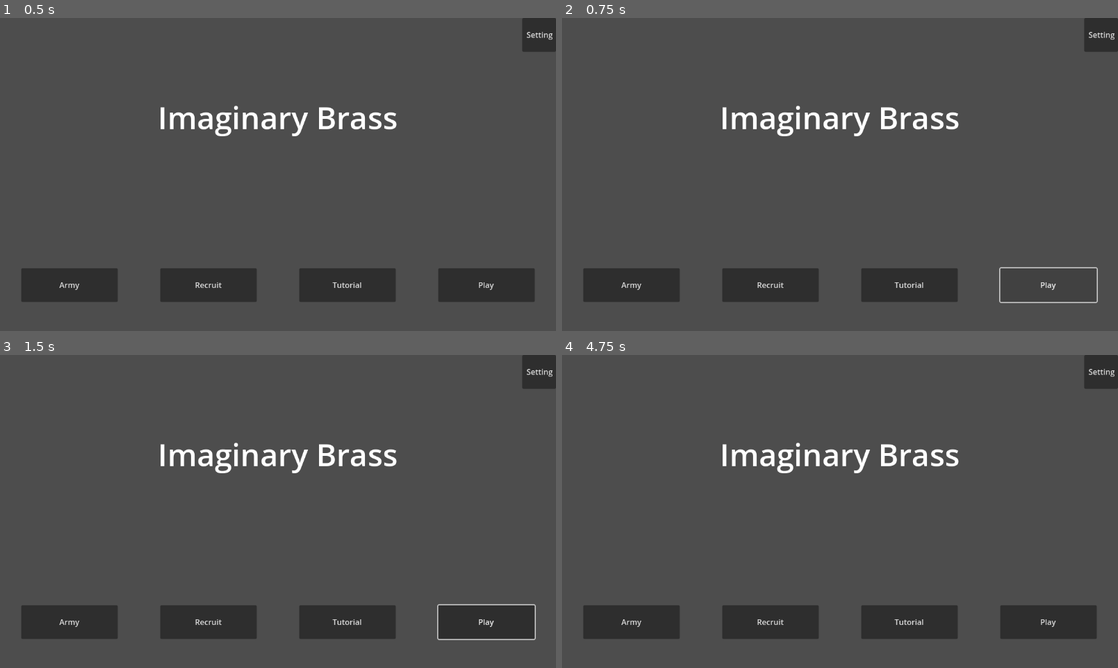
Above: before the commit, frames 1-4 (two rows, left to right).
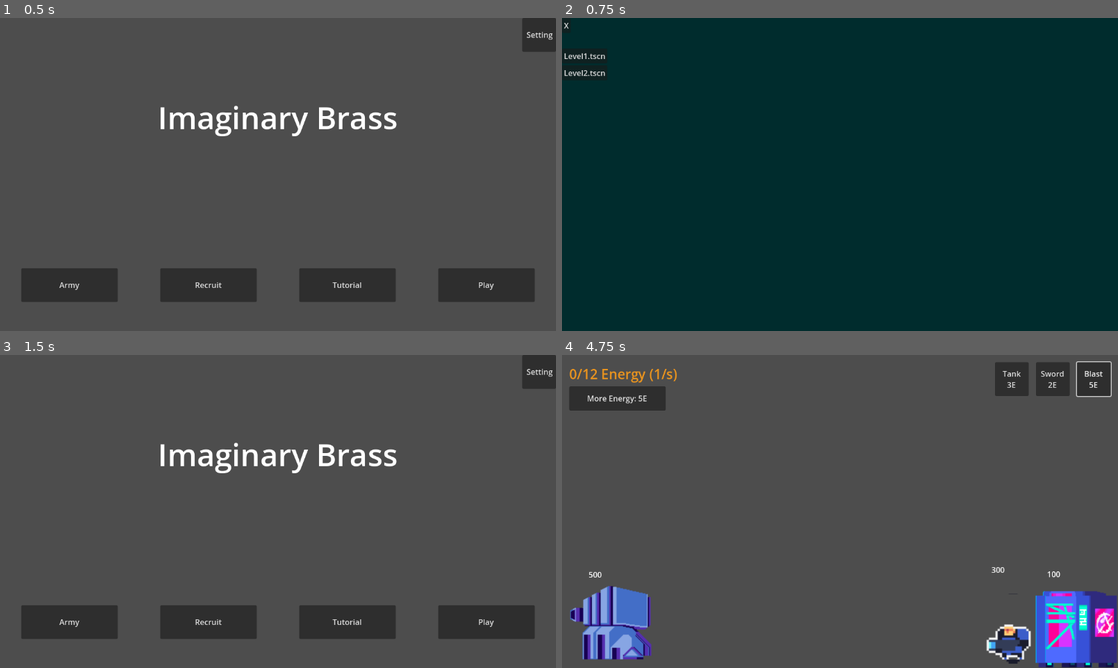
Above: after the commit, the same moments.

Repository: Vorbidden/BattleBots
Game: Godot game, scene res://main_menu.tscn
Two runs of this game, one before a commit and one after it. Both use one fixed random seed, a clock stepped at 60 frames per second and the inputs below.
Inputs (mouse positions are in pixels of both pictures, inside the frame that each line leads up to):
- Up to frame 1 (0.5 s): no input
- Up to frame 2 (0.75 s): click "Play" at 0.5 s
- Up to frame 3 (1.5 s): click (5, 361) at 1.25 s, where only the run after the commit has a clickable "X"
- Up to frame 4 (4.75 s): click "Play" at 2 s; click (584, 392) at 2.75 s, where only the run after the commit has a clickable "Level1.tscn"; click (1095, 380) at 3.5 s, where only the run after the commit has a clickable "Blast 5E"; click (578, 370) at 4.25 s, where only the run before the commit has a clickable "Back"

Frame 1 is identical in both runs. In frame 2, 100% of the frame differs, in the area x 0-100%, y 0-100%; in frame 3, 0.2%; in frame 4, 16%.

Commit message:
Added exit on level select

Diff:
--- a/LevelSelectScreen.gd
+++ b/LevelSelectScreen.gd
@@ -26,3 +26,7 @@
 	btn.text = level_name
 	btn.level_path = level_path
 	grid.add_child(btn)
+
+
+func _on_exit_button_pressed():
+	get_tree().change_scene_to_file("res://main_menu.tscn")
--- a/MainMenu.gd
+++ b/MainMenu.gd
@@ -9,7 +9,7 @@
 	pass
 
 func _on_play_button_pressed():
-	get_tree().change_scene_to_file("res://Main.tscn")
+	get_tree().change_scene_to_file("res://level_select.tscn")
 
 func _on_tutorial_button_pressed():
 	get_tree().change_scene_to_file("res://tutorial.tscn")
--- a/level_select.tscn
+++ b/level_select.tscn
@@ -40,3 +40,11 @@
 [node name="GridContainer" type="GridContainer" parent="MarginContainer/VBoxContainer"]
 layout_mode = 2
 size_flags_vertical = 3
+
+[node name="Exit Button" type="Button" parent="."]
+layout_mode = 0
+offset_right = 8.0
+offset_bottom = 8.0
+text = "X"
+
+[connection signal="pressed" from="Exit Button" to="." method="_on_exit_button_pressed"]
